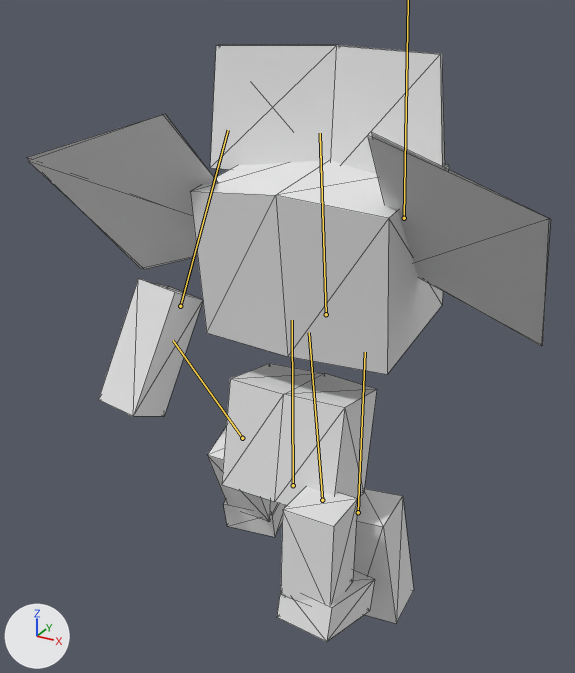
The glTF model resources/assets/models/Goblin.glb: old version first, new version second.
Camera for both pictures: a 50 mm lens placed at (1.77, -3.44, 3.71), pointed at (-0.11, -0.01, 2.0). The lights are fixed; the arrows at lower left show +X, +Y and +Z. The bones that bend it are drawn over the model as lines. Mesh edges are drawn as thin lines.
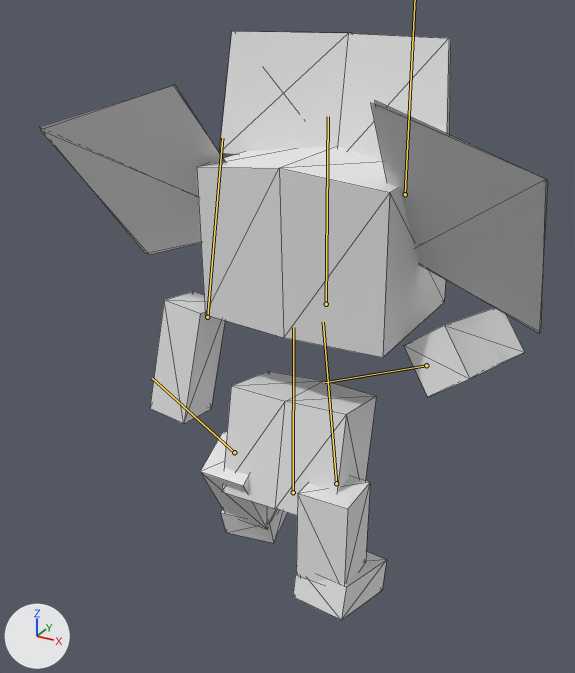
The newer file adds an action. The first version stands in its rest pose; the second is drawn at frame 3 of the action 'meleHit'.

Boxes (x1, y1, x2, y2) around the edits, measured in the pictures (575 x 673 px):
'Mesh_1', posed: before (27, 45, 551, 374); after (40, 31, 548, 358)
'Mesh_2', posed: before (222, 363, 377, 506); after (222, 371, 376, 515)
'Mesh_3', posed (7% shorter): before (277, 487, 374, 642); after (293, 476, 387, 620)
'Mesh_5', posed (28% narrower): before (98, 279, 203, 416); after (150, 291, 225, 423)
'Mesh_6', posed: before (353, 489, 414, 623); after (404, 308, 524, 397)
'Mesh_4', posed (10% wider): before (207, 427, 286, 537); after (200, 431, 287, 543)
bone 'body', root to tip: before (293, 485) to (292, 320); after (293, 492) to (293, 327)
bone 'head', root to tip: before (326, 314) to (320, 135); after (326, 304) to (328, 119)
bone 'lArm', root to tip: before (180, 306) to (228, 130); after (207, 317) to (222, 138)
bone 'lEye', root to tip: before (326, 314) to (320, 133); after (326, 304) to (328, 116)
bone 'lLeg', root to tip: before (242, 438) to (173, 340); after (234, 452) to (152, 378)
bone 'pupils', root to tip: before (326, 314) to (320, 133); after (326, 304) to (328, 116)
bone 'rArm', root to tip: before (358, 512) to (365, 352); after (426, 365) to (324, 382)
bone 'rEye', root to tip: before (326, 314) to (320, 133); after (326, 304) to (328, 116)
bone 'rLeg', root to tip: before (322, 500) to (309, 332); after (336, 483) to (323, 322)

What the commit changed:
Bone 'body' (bone_body) moves from (0.0, 0.609, 0.078) to (0.0, 0.562, 0.078).
Bone 'body' (bone_body) turns from (1, 0, 0) to (0, 1, 0) degrees about its own x, y and z.
Bone 'head' (bone_head) moves from (0.0, 1.0, -0.109) to (0.0, 1.062, -0.109).
Bone 'head' (bone_head) turns from (6, 0, 0) to (1, -3, 0) degrees about its own x, y and z.
Bone 'lArm' (bone_larm) moves from (-0.331, 1.147, 0.231) to (-0.331, 0.991, -0.019).
Bone 'lArm' (bone_larm) turns from (-31, 0, 0) to (-12, 0, 0) degrees about its own x, y and z.
Bone 'lEye' (bone_leye) moves from (0.0, 1.0, -0.109) to (0.0, 1.062, -0.109).
Bone 'lEye' (bone_leye) turns from (6, 0, 0) to (1, -3, 0) degrees about its own x, y and z.
Bone 'lLeg' (bone_lleg) moves from (-0.156, 0.694, -0.192) to (-0.156, 0.683, -0.094).
Bone 'lLeg' (bone_lleg) turns from (10, 0, 0) to (16, 0, 0) degrees about its own x, y and z.
Bone 'pupils' (bone_pupils) moves from (0.0, 1.0, -0.109) to (0.0, 1.062, -0.109).
Bone 'pupils' (bone_pupils) turns from (6, 0, 0) to (1, -3, 0) degrees about its own x, y and z.
Bone 'rArm' (bone_rarm) moves from (0.0, 0.0, 0.0) to (0.325, 0.991, -0.019).
Bone 'rArm' (bone_rarm) turns from (0, 0, 0) to (72, 6, 36) degrees about its own x, y and z.
Bone 'rEye' (bone_reye) moves from (0.0, 1.0, -0.109) to (0.0, 1.062, -0.109).
Bone 'rEye' (bone_reye) turns from (6, 0, 0) to (1, -3, 0) degrees about its own x, y and z.
Bone 'rLeg' (bone_rleg) moves from (0.156, 0.748, 0.052) to (0.156, 0.683, -0.094).
Bone 'rLeg' (bone_rleg) turns from (-15, 0, 0) to (-14, 0, 0) degrees about its own x, y and z.
